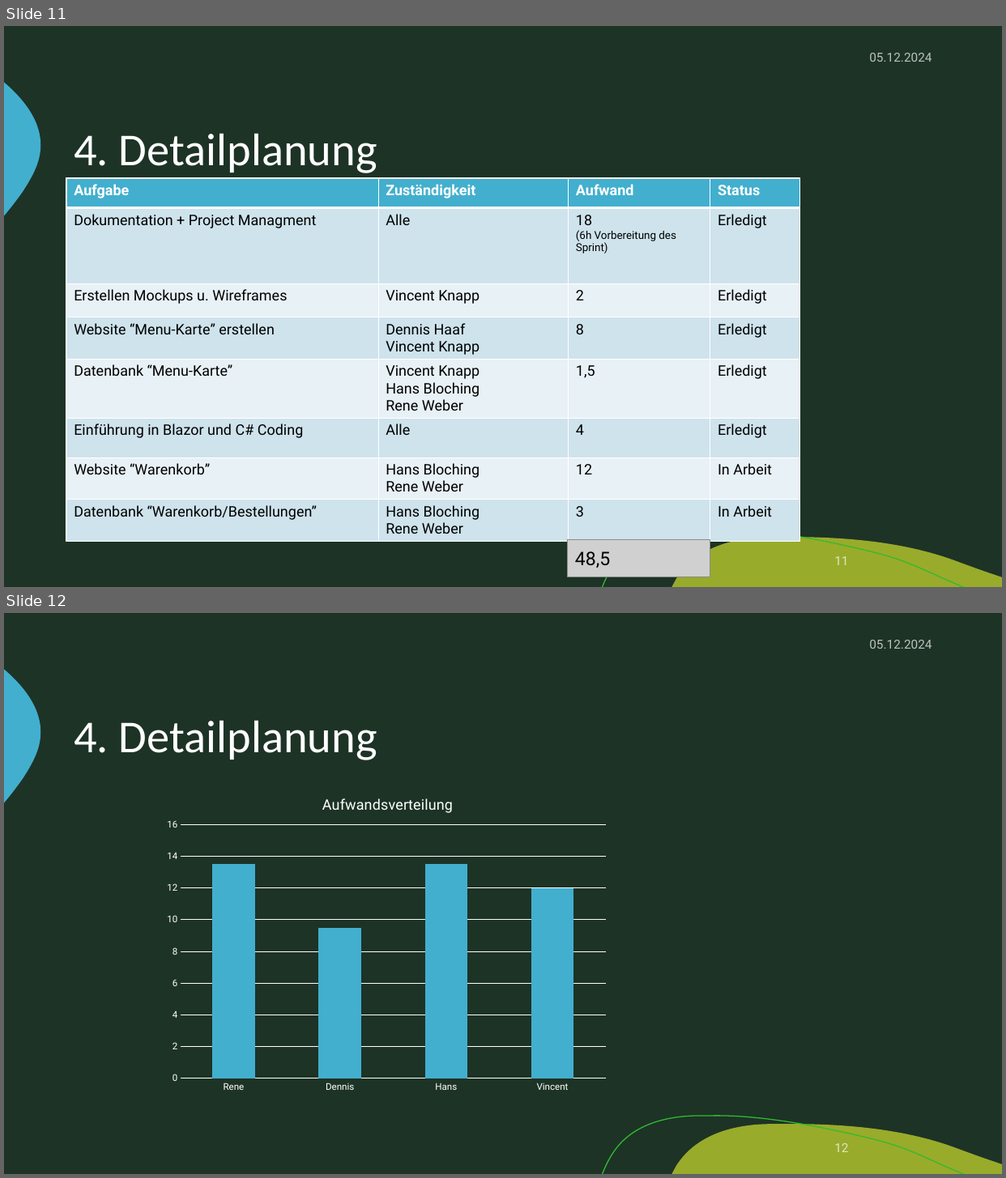
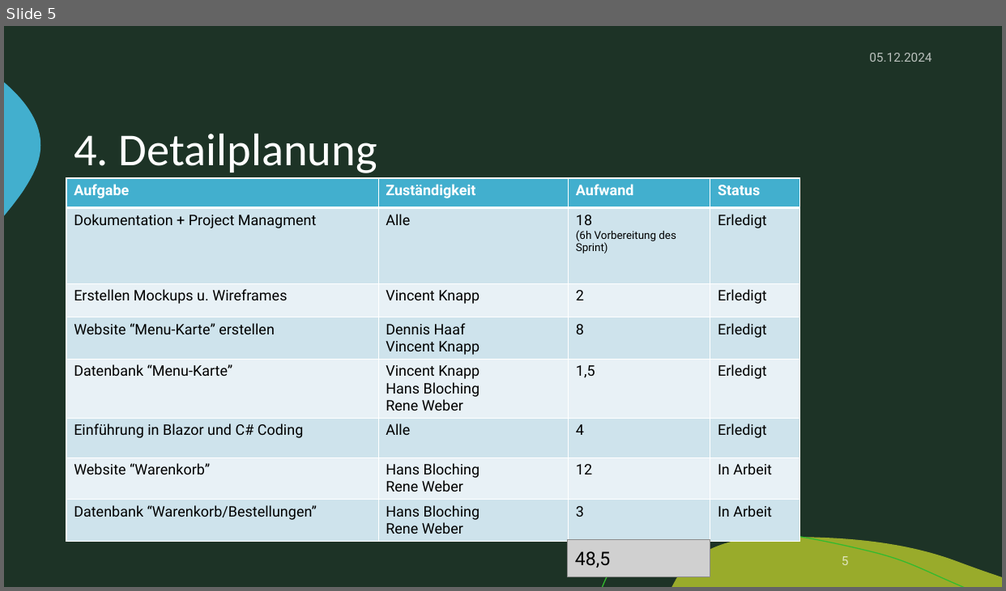
Before and after one commit to zIExpantion/ZumGelbenBach, a slide deck: Dokumente/Sprint-Backlog/Sprint-Backlog2.pptx. Shown one above the other, each under a label of ours: slides 11 and 12 before the commit, slide 5 after it. The pictures are 1006x1178 and 1006x591 pixels, drawn with LibreOffice and Linux fonts; fonts in the diff are those of the drawing; grey boxes stand for pictures; background and template pictures are left out. Boxes give left, top, right and bottom in pixels: in the first picture for what was removed or moved away, otherwise in the second. Text is boxed around its words. In the diff, an @@ line names an element or a change of style, - is before the commit and + after.

```diff
--- a/Dokumente/Sprint-Backlog/Sprint-Backlog2.pptx
+++ b/Dokumente/Sprint-Backlog/Sprint-Backlog2.pptx
@@ slide 12 removed at bbox=[4, 613, 1002, 1174], background #1D3326; not listed: 3 template elements that a slide beside it also shows @@
@@ text removed at bbox=[869, 640, 931, 649] @@
-05.12.2024
@@ title removed at bbox=[74, 720, 377, 760] @@
-4. Detailplanung
@@ column stacked chart removed at bbox=[157, 781, 620, 1098] @@
-title "Aufwandsverteilung "
-categories: Rene, Dennis, Hans, Vincent
-Series 1: 13.5, 9.5, 13.5, 12
@@ page number removed at bbox=[834, 1144, 848, 1152] @@
-12
@@ what was slide 11 is now slide 5 @@
@@ page number at bbox=[842, 557, 849, 565]: text changed @@
-11
+5
```
Also in this commit, not shown: 2 slides changed, 6 other slides removed, 1 other file.
